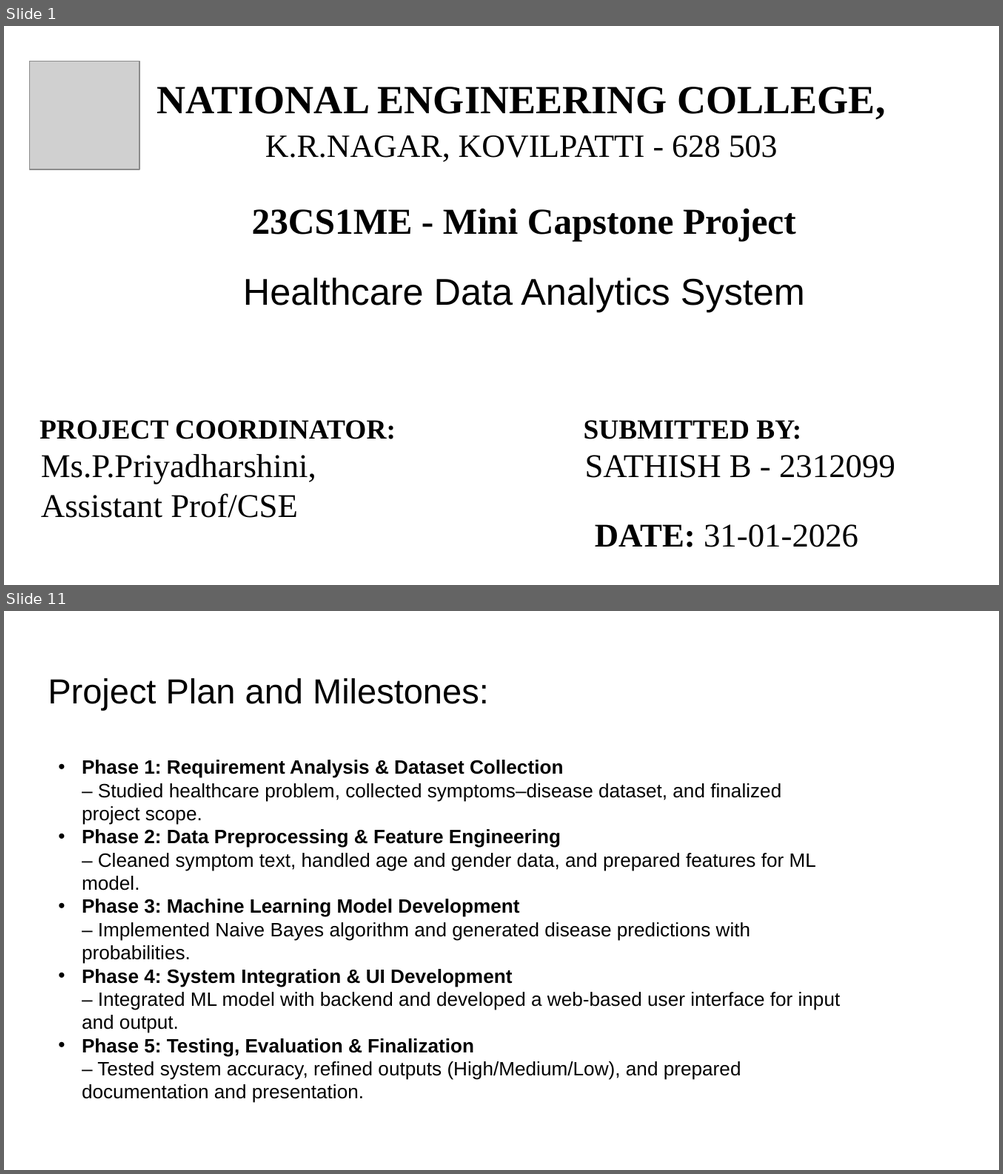
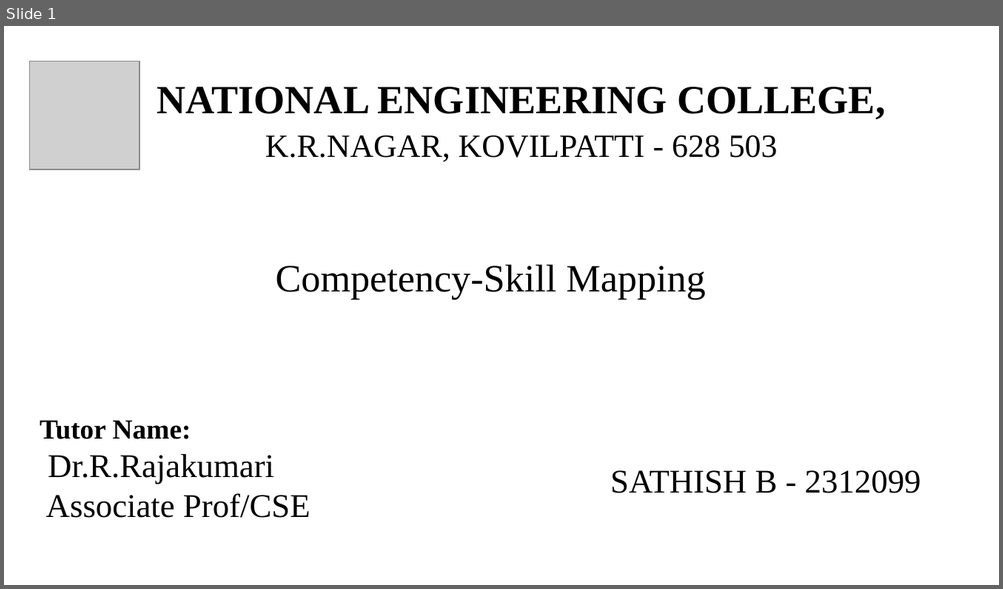
Before and after one commit to Sathish-2399/Healthcare_Data_Analytics_System, a slide deck: MCP_Sathish_99_review2.pptx. Shown one above the other, each under a label of ours: slides 1 and 11 before the commit, slide 1 after it; the slides between them are not shown. The pictures are 1003x1174 and 1003x589 pixels, drawn with LibreOffice and Linux fonts; fonts in the diff are those of the drawing; grey boxes stand for pictures. Boxes give left, top, right and bottom in pixels: in the first picture for what was removed or moved away, otherwise in the second. Text is boxed around its words. In the diff, an @@ line names an element or a change of style, - is before the commit and + after.

```diff
--- a/MCP_Sathish_99_review2.pptx
+++ b/MCP_Sathish_99_review2.pptx
@@ slide 11 removed at bbox=[4, 611, 999, 1170], background #FFFFFF @@
@@ title removed at bbox=[48, 678, 489, 710] @@
-Project Plan and Milestones:
@@ text removed at bbox=[82, 760, 840, 1103] @@
-• Phase 1: Requirement Analysis & Dataset Collection
-  – Studied healthcare problem, collected symptoms–disease dataset, and finalized project scope.
-• Phase 2: Data Preprocessing & Feature Engineering
-  – Cleaned symptom text, handled age and gender data, and prepared features for ML model.
-• Phase 3: Machine Learning Model Development
-  – Implemented Naive Bayes algorithm and generated disease predictions with probabilities.
-• Phase 4: System Integration & UI Development
-  – Integrated ML model with backend and developed a web-based user interface for input and output.
-• Phase 5: Testing, Evaluation & Finalization
-  – Tested system accuracy, refined outputs (High/Medium/Low), and prepared documentation and presentation.
@@ slide 1 changed as well @@
@@ text removed at bbox=[243, 208, 805, 312] @@
-23CS1ME - Mini Capstone Project
-Healthcare Data Analytics System
@@ text added at bbox=[276, 264, 705, 300], 28 pt, text #000000 @@
+Competency-Skill Mapping
@@ text at bbox=[40, 420, 310, 518]: text changed @@
-PROJECT COORDINATOR:
-Ms.P.Priyadharshini, Assistant Prof/CSE
+Tutor Name:
+Dr.R.Rajakumari
+Associate Prof/CSE
@@ text at bbox=[583, 420, 801, 440]: paragraph removed @@
-SUBMITTED BY:
@@ text "SATHISH B - 2312099": place and size @@
-text "SATHISH B - 2312099" at bbox=[583, 420, 895, 478]
+text "SATHISH B - 2312099" at bbox=[610, 471, 921, 494]
@@ text removed at bbox=[595, 525, 858, 548] @@
-DATE: 31-01-2026
```
Also in this commit, not shown: 2 slides added, 10 other slides removed, 7 other files.
